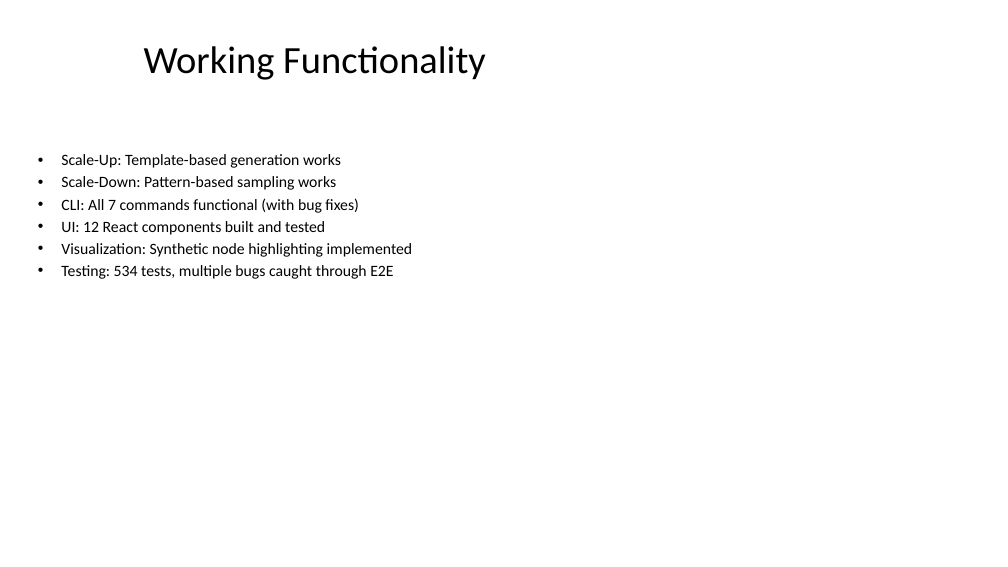
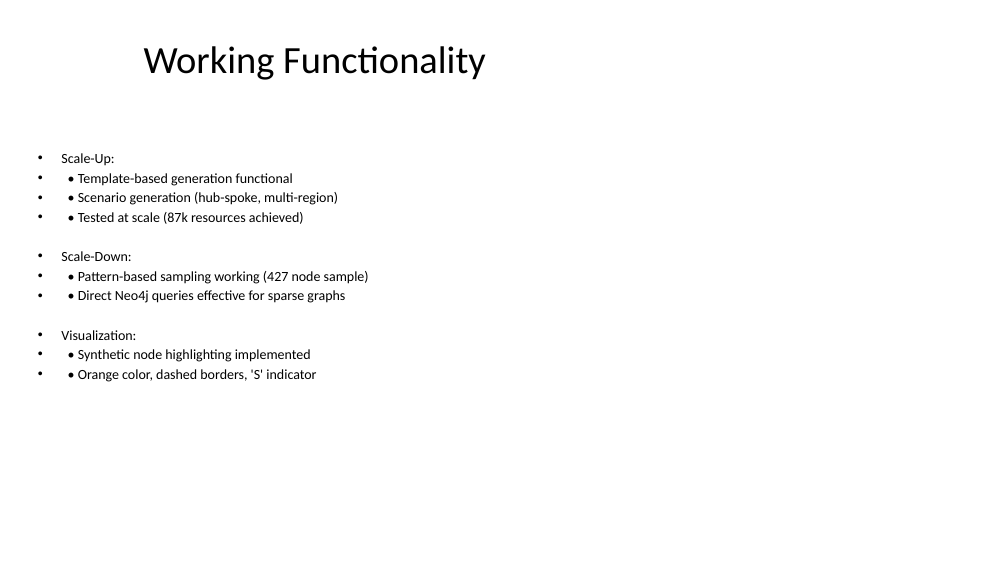
Before and after one commit to rysweet/azure-tenant-grapher, a slide deck: slide 19 of Scale_Operations_Implementation.pptx (slide 10 before the commit). Drawn at 1008x567 pixels with LibreOffice and Linux fonts; fonts in the diff are those of the drawing. Boxes give left, top, right and bottom in pixels: in the first picture for what was removed or moved away, otherwise in the second. Text is boxed around its words. In the diff, an @@ line names an element or a change of style, - is before the commit and + after.

```diff
--- a/Scale_Operations_Implementation.pptx
+++ b/Scale_Operations_Implementation.pptx
@@ text at <box>61,153,369,382</box>: text changed; size 18 to 16 pt @@
-• Scale-Up: Template-based generation works
-• Scale-Down: Pattern-based sampling works
-• CLI: All 7 commands functional (with bug fixes)
-• UI: 12 React components built and tested
-• Visualization: Synthetic node highlighting implemented
-• Testing: 534 tests, multiple bugs caught through E2E
+• Scale-Up:
+• • Template-based generation functional
+• • Scenario generation (hub-spoke, multi-region)
+• • Tested at scale (87k resources achieved)
+• Scale-Down:
+• • Pattern-based sampling working (427 node sample)
+• • Direct Neo4j queries effective for sparse graphs
+• Visualization:
+• • Synthetic node highlighting implemented
+• • Orange color, dashed borders, 'S' indicator
```
Also in this commit, not shown: 9 other slides changed, 10 slides added.
